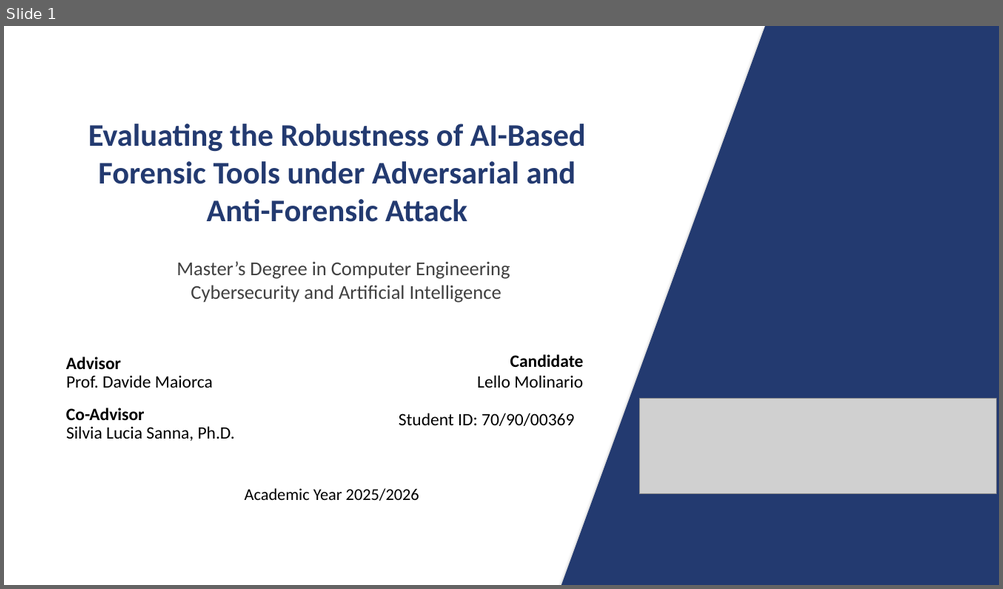
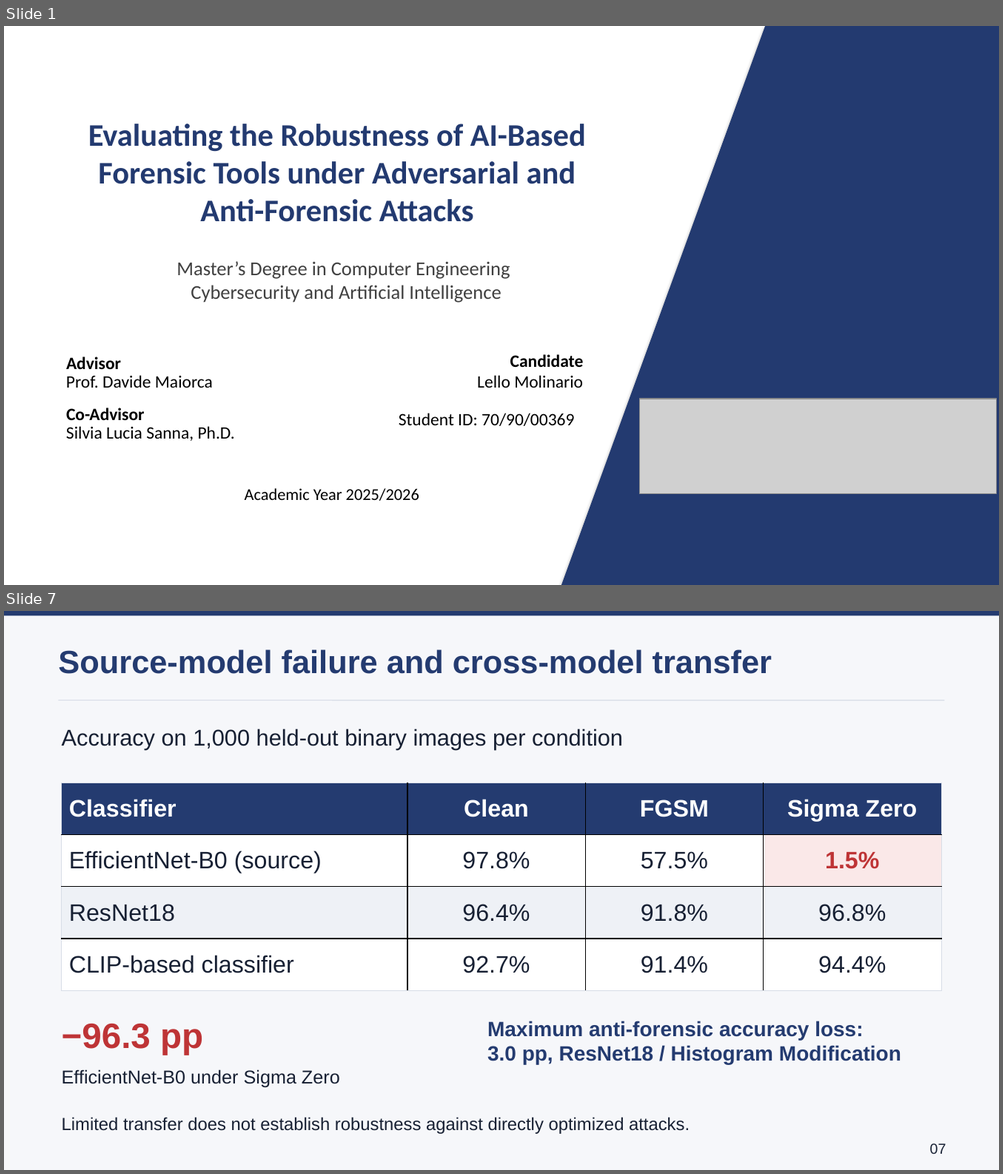
Before and after one commit to lmolinario/Molinario_Thesis_Defense_2026, a slide deck: Molinario_Thesis_Defense_2026.pptx. Shown one above the other, each under a label of ours: slide 1 before the commit, slides 1 and 7 after it; the slides between them are not shown. The pictures are 1003x589 and 1003x1174 pixels, drawn with LibreOffice and Linux fonts; fonts in the diff are those of the drawing; grey boxes stand for pictures. Boxes give left, top, right and bottom in pixels: in the first picture for what was removed or moved away, otherwise in the second. Text is boxed around its words. In the diff, an @@ line names an element or a change of style, - is before the commit and + after.

```diff
--- a/Molinario_Thesis_Defense_2026.pptx
+++ b/Molinario_Thesis_Defense_2026.pptx
@@ slide 7 added at (4, 611, 999, 1170), background #F6F7FA @@
@@ rectangle added at (4, 611, 999, 615), fill #243B70 @@
@@ text added at (58, 649, 772, 674), 31 pt, text #243B70, bold @@
+Source-model failure and cross-model transfer
@@ line added from (59, 701) to (944, 701), #D7DDE7 0.75 pt @@
@@ text added at (62, 729, 623, 750), 22 pt, text #172033 @@
+Accuracy on 1,000 held-out binary images per condition
@@ table added at (62, 783, 942, 991), 4 rows, 4 columns @@
+Classifier | Clean | FGSM | Sigma Zero
+EfficientNet-B0 (source) | 97.8% | 57.5% | 1.5%
+ResNet18 | 96.4% | 91.8% | 96.8%
+CLIP-based classifier | 92.7% | 91.4% | 94.4%
@@ text added at (62, 1024, 203, 1055), 34 pt, text #BE3436, bold @@
+−96.3 pp
@@ text added at (487, 1021, 901, 1065), 20 pt, text #243B70, bold @@
+Maximum anti-forensic accuracy loss:
+3.0 pp, ResNet18 / Histogram Modification
@@ text added at (62, 1070, 340, 1088), 18 pt, text #172033 @@
+EfficientNet-B0 under Sigma Zero
@@ text added at (62, 1117, 689, 1134), 17 pt, text #172033 @@
+Limited transfer does not establish robustness against directly optimized attacks.
@@ text added at (930, 1144, 946, 1154), 14 pt, text #172033 @@
+07
@@ slide 1 changed as well @@
@@ text at (200, 199, 474, 222): text changed @@
-Anti-Forensic Attack
+Anti-Forensic Attacks
```
Also in this commit, not shown: 1 other slide changed, 17 other slides added, 23 slides removed, 2 other files.
